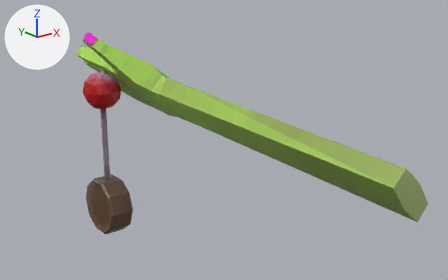
The glTF model real-gambling/Assets/_Assets/3D/hand lover.glb, before and after one commit.
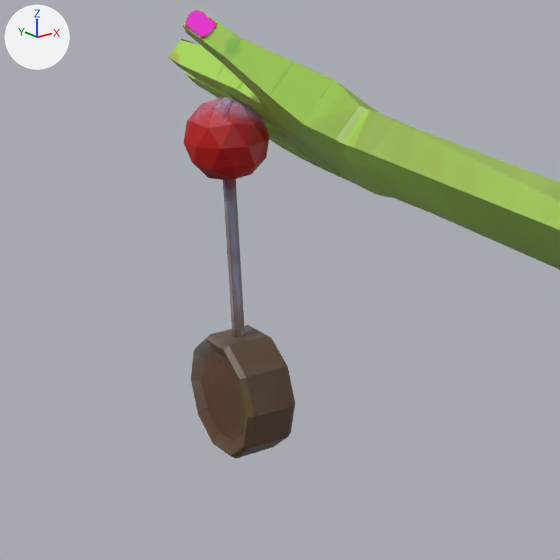
Old and new are each drawn whole from a camera (50 mm lens) standing at (-6.54, -15.43, 3.84) and looking at (3.0, -3.51, -0.93) and again close up on the part from 0% to 56% of the width and 10% to 100% of the height. Arrows for +X, +Y and +Z are at upper left; the lights stay in place. Where no turn or scale is listed for an object, it has been applied to the vertices. Vertices at the same position are counted once.

The first close-up shows 'han', 'lever'.
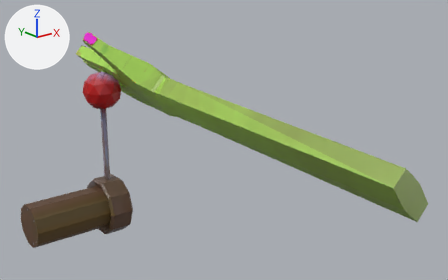
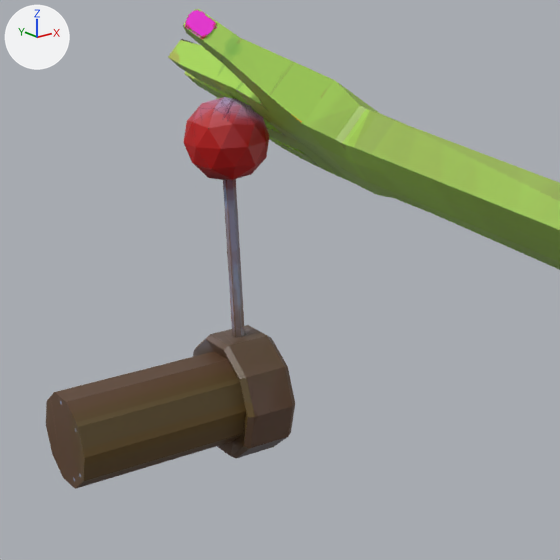
Where the change shows, as pixel boxes [x1, y1, x2, y2] in the close-ups (560 x 560 px):
'lever', reshaped (123% wider, 9% taller)
    before: [184, 97, 295, 458]
    after: [46, 97, 295, 489]
part 1 of me_cylinder, built on
    before: [202, 352, 246, 441]
    after: [46, 352, 246, 489]

The change, as a list of edits to the scene's bpy script:
```text
Change me_cylinder:
    used by ob_lever; location = (2.09, 1.25, -4.06)
    remove me_cylinder.from_pydata(...)  # 210 vertices, 376 faces; spans x -0.56..0.56, y -0.91..0.91, z -0.87..4.3
    add me_cylinder.from_pydata(...)  # 220 vertices, 396 faces; spans x -2.64..0.56, y -0.91..0.91, z -0.87..4.3
    me_cylinder part 1
    8 faces are deleted
    10 new vertices lie (-2.34, 0.0, 0.0) away from vertices in x -0.3, y -0.66..0.66, z -0.63..0.63
    28 new faces join them
```
